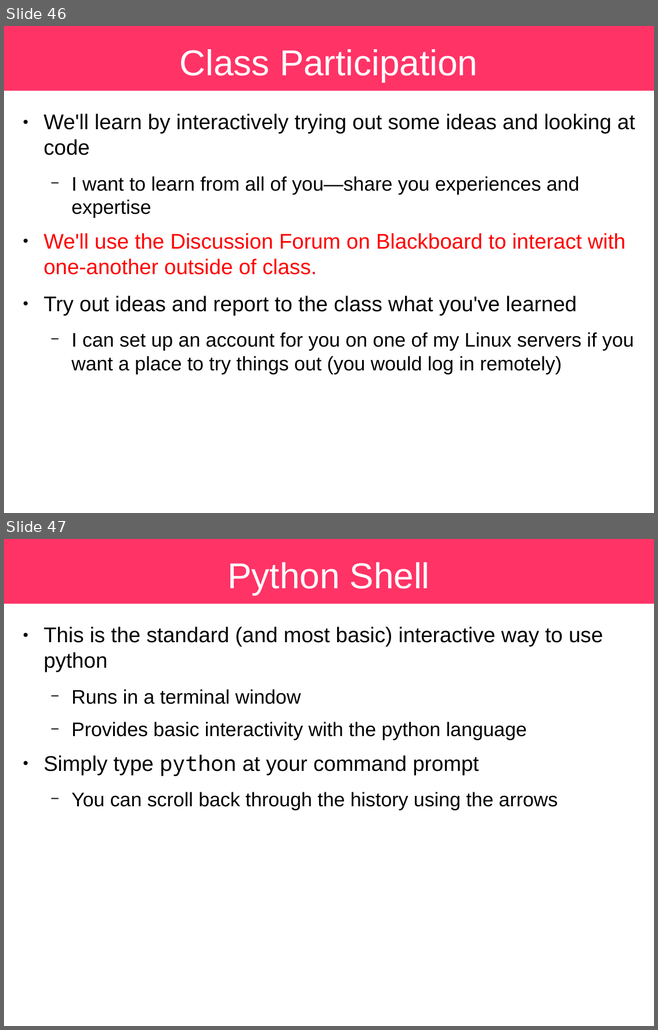
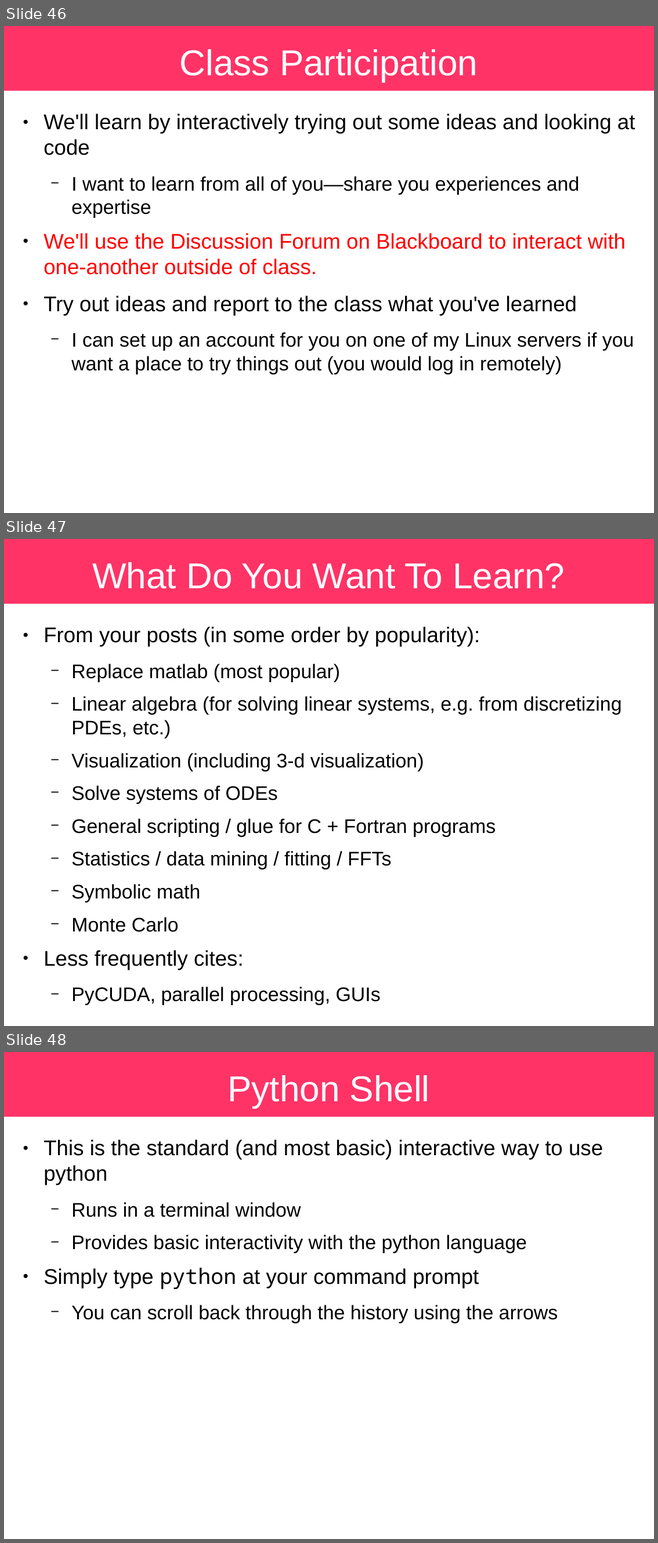
Before and after one commit to sbu-python-class/python-science, a slide deck: lectures/01-python/python.odp. Shown one above the other, each under a label of ours: slides 46 and 47 before the commit, slides 46, 47 and 48 after it. The pictures are 658x1030 and 658x1543 pixels, drawn with LibreOffice and Linux fonts; fonts in the diff are those of the drawing. Boxes give left, top, right and bottom in pixels: in the first picture for what was removed or moved away, otherwise in the second. Text is boxed around its words. In the diff, an @@ line names an element or a change of style, - is before the commit and + after.

```diff
--- a/lectures/01-python/python.odp
+++ b/lectures/01-python/python.odp
@@ slide 47 added at [4,539,654,1026], background #FFFFFF; not listed: 1 template element that a slide beside it also shows @@
@@ title added at [92,562,564,589], 44 pt, text #FFFFFF @@
+What Do You Want To Learn?
@@ text added at [43,627,621,1005], 24 pt, text #000000 @@
+● From your posts (in some order by popularity):
+  − Replace matlab (most popular)
+  − Linear algebra (for solving linear systems, e.g. from discretizing PDEs, etc.)
+  − Visualization (including 3-d visualization)
+  − Solve systems of ODEs
+  − General scripting / glue for C + Fortran programs
+  − Statistics / data mining / fitting / FFTs
+  − Symbolic math
+  − Monte Carlo
+● Less frequently cites:
+  − PyCUDA, parallel processing, GUIs
@@ what was slide 47 is now slide 48 @@
```
Also in this commit, not shown: 1 slide changed, 2 other slides added, 2 other files.
